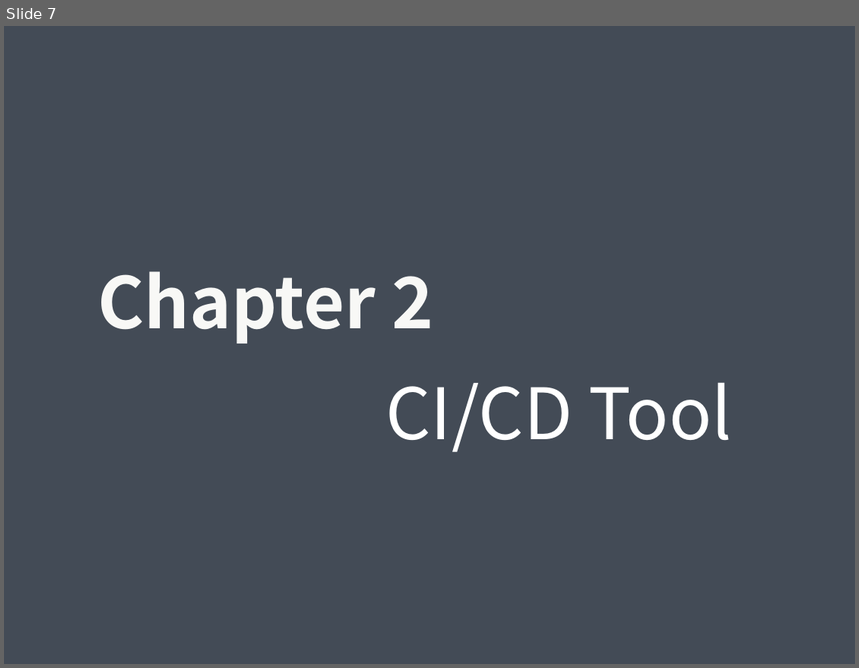
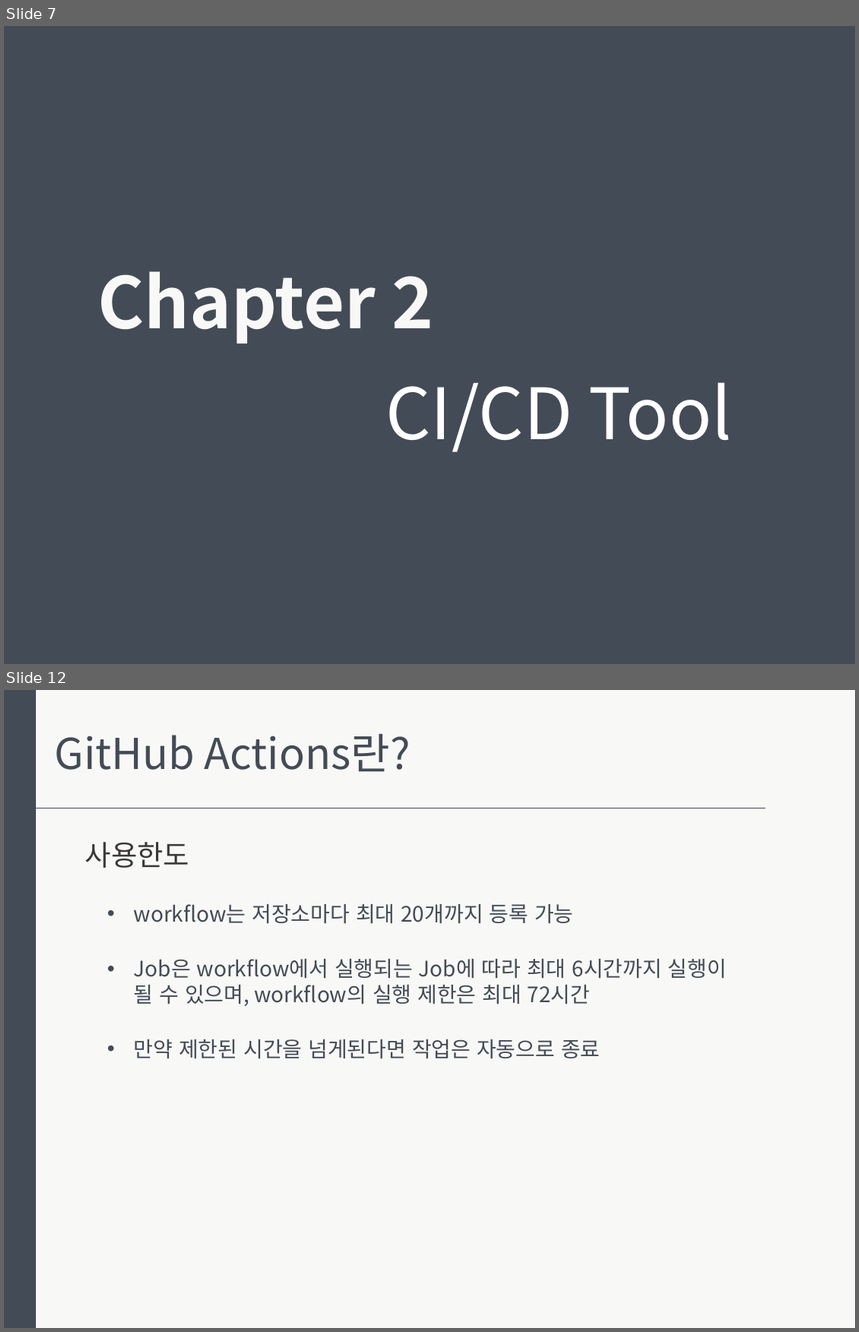
Before and after one commit to Taeyoung1005/CI-CD_tutorial, a slide deck: Github Actions.pptx. Shown one above the other, each under a label of ours: slide 7 before the commit, slides 7 and 12 after it; the slides between them are not shown. The pictures are 859x668 and 859x1332 pixels, drawn with LibreOffice and Linux fonts; fonts in the diff are those of the drawing. Boxes give left, top, right and bottom in pixels: in the first picture for what was removed or moved away, otherwise in the second. Text is boxed around its words. In the diff, an @@ line names an element or a change of style, - is before the commit and + after.

```diff
--- a/Github Actions.pptx
+++ b/Github Actions.pptx
@@ slide 12 added at (x1=4, y1=690, x2=855, y2=1328), background #F8F8F6 @@
@@ rectangle added at (x1=4, y1=690, x2=37, y2=1328), fill #434B56 @@
@@ text added at (x1=55, y1=733, x2=411, y2=772), 36 pt, text #434B56 @@
+GitHub Actions란?
@@ line added from (37, 809) to (766, 809), #434B56 0.5 pt @@
@@ text added at (x1=85, y1=842, x2=189, y2=868), 24 pt, text #3A3838 @@
+사용한도
@@ text added at (x1=134, y1=904, x2=574, y2=923), 18 pt, text #434B56 @@
+• workflow는 저장소마다 최대 20개까지 등록 가능
@@ text added at (x1=134, y1=959, x2=727, y2=1006), 18 pt, text #434B56 @@
+• Job은 workflow에서 실행되는 Job에 따라 최대 6시간까지 실행이 될 수 있으며, workflow의 실행 제한은 최대 72시간
@@ text added at (x1=134, y1=1040, x2=601, y2=1059), 18 pt, text #434B56 @@
+• 만약 제한된 시간을 넘게된다면 작업은 자동으로 종료
```
Also in this commit, not shown: 5 other slides added, 1 slide removed, 2 other files.
